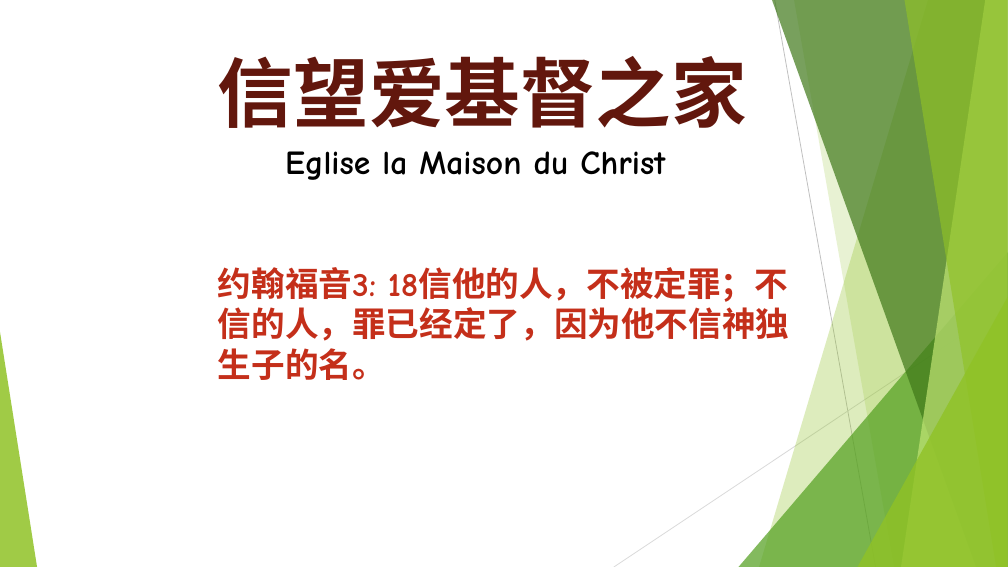
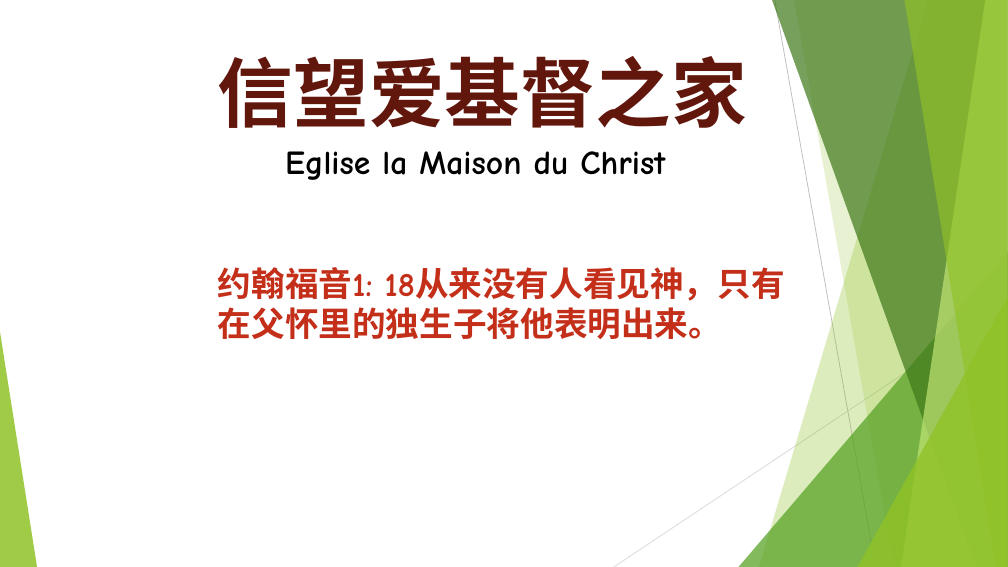
Before and after one commit to WANGZijian1994/SildePPT, a slide deck: slide 2 of template_français.pptx. Drawn at 1008x567 pixels with LibreOffice and Linux fonts; fonts in the diff are those of the drawing. Boxes give left, top, right and bottom in pixels: in the first picture for what was removed or moved away, otherwise in the second. Text is boxed around its words. In the diff, an @@ line names an element or a change of style, - is before the commit and + after.

```diff
--- a/template_français.pptx
+++ b/template_français.pptx
@@ text at bbox=[218, 267, 785, 339]: text changed @@
-约翰福音3: 18信他的人，不被定罪；不信的人，罪已经定了，因为他不信神独生子的名。
+约翰福音1: 18从来没有人看见神，只有在父怀里的独生子将他表明出来。
```
Also in this commit, not shown: 1 other slide changed, 29 other files.
